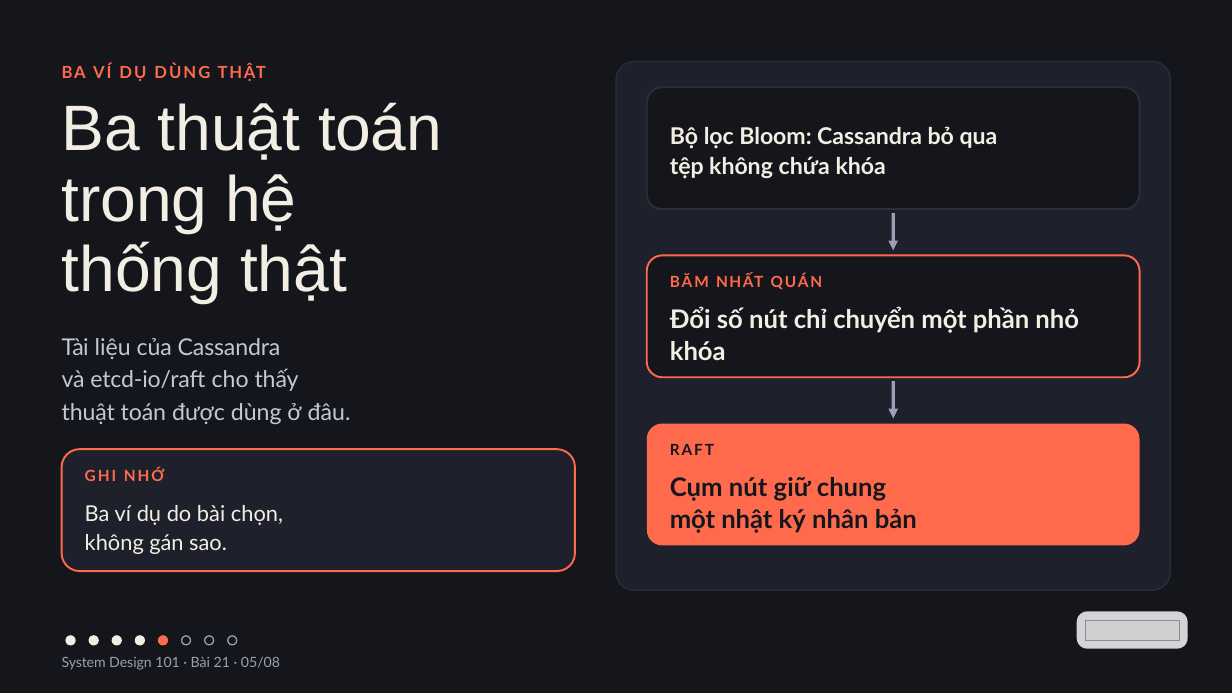
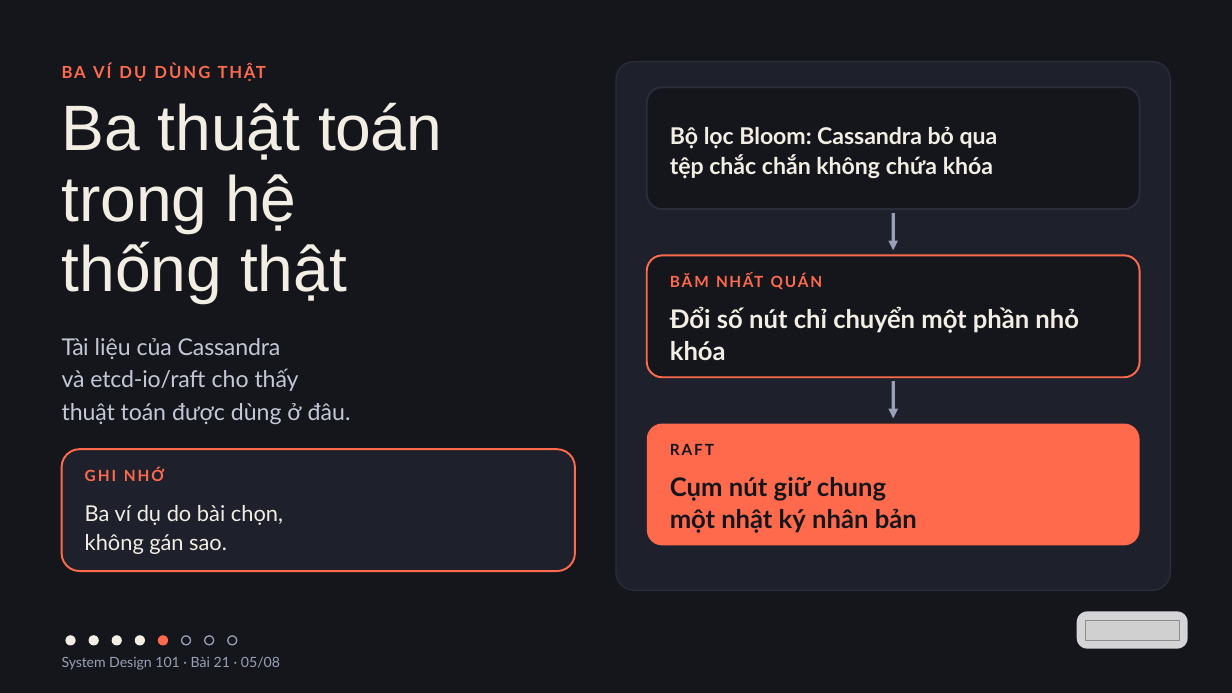
Before and after one commit to vohoailinh90/tool-marketing-studio, a slide deck: slide 5 of system-design-101/vi/lessons/sd-10-021/slides/sd-10-021.pptx. Drawn at 1232x693 pixels with LibreOffice and Linux fonts; fonts in the diff are those of the drawing; grey boxes stand for pictures. Boxes give left, top, right and bottom in pixels: in the first picture for what was removed or moved away, otherwise in the second. Text is boxed around its words. In the diff, an @@ line names an element or a change of style, - is before the commit and + after.

```diff
--- a/system-design-101/vi/lessons/sd-10-021/slides/sd-10-021.pptx
+++ b/system-design-101/vi/lessons/sd-10-021/slides/sd-10-021.pptx
@@ text at bbox=[670, 126, 998, 179]: text changed @@
-Bộ lọc Bloom: Cassandra bỏ qua tệp không chứa khóa
+Bộ lọc Bloom: Cassandra bỏ qua tệp chắc chắn không chứa khóa
```
Also in this commit, not shown: 2 other files.
